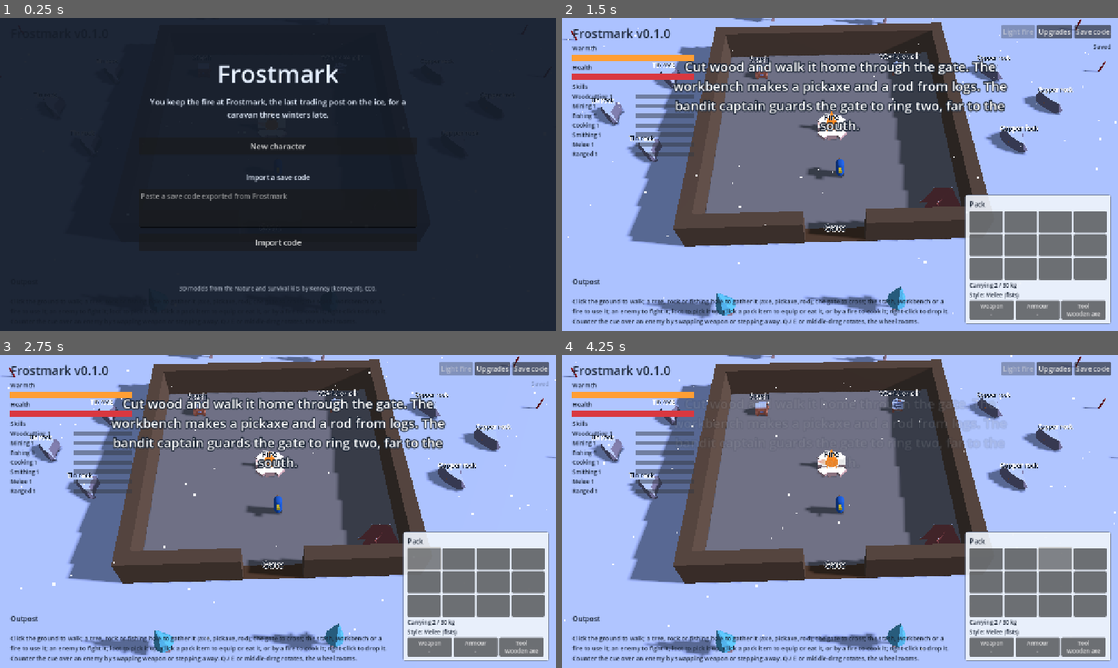
Above: before the commit, frames 1-4 (two rows, left to right).
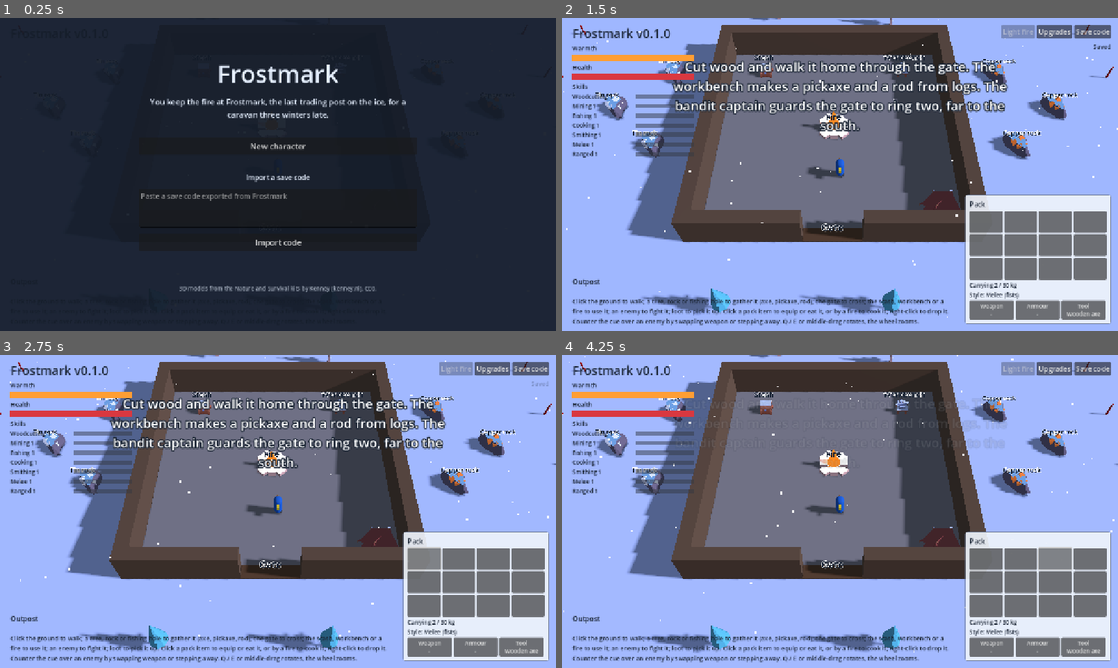
Above: after the commit, the same moments.

Repository: travism26/frostmark
Game: Godot game, scene res://scenes/main.tscn
Two runs of this game, one before a commit and one after it. Both use one fixed random seed, a clock stepped at 60 frames per second and the inputs below.
Inputs (mouse positions are in pixels of both pictures, inside the frame that each line leads up to):
- Up to frame 1 (0.25 s): no input
- Up to frame 2 (1.5 s): click (840, 208) at 0.52 s; type "Alex" at 0.6 s; click "New character" at 1.25 s
- Up to frame 3 (2.75 s): click (422, 558) at 2.02 s
- Up to frame 4 (4.25 s): click (1017, 558) at 2.77 s; click (1056, 558) at 3.52 s

The runs differ from the first frame. In frame 2, 7.3% of the frame differs, in the area x 0-100%, y 0-96%; in frame 3, 7.4%; in frame 4, 7.9%, in the area x 0-100%, y 0-97%.

Commit message:
fix: rocks read against the snow, the camera ignores keys typed into text fields, panel buttons clear the scrollbar

Diff:
--- a/scenes/game_root.gd
+++ b/scenes/game_root.gd
@@ -13,7 +13,7 @@
 const CHARACTER_TURN_SPEED := 12.0  # radians per second, for the facing marker
 const RAY_LENGTH := 500.0
 
-const COLOR_GROUND := Color(0.90, 0.93, 0.98)
+const COLOR_GROUND := Color(0.84, 0.88, 0.95)
 const COLOR_OUTPOST_FLOOR := Color(0.60, 0.56, 0.50)
 const OCCLUDER_ALPHA := 0.25
 const COLOR_BY_SOLID := {
--- a/scenes/hud.gd
+++ b/scenes/hud.gd
@@ -221,6 +221,7 @@
 	craft.text = "Craft"
 	craft.pressed.connect(func() -> void: command_requested.emit(SimVocab.SMITH, {"recipe": id}))
 	row.add_child(craft)
+	row.add_child(_gap(14))  # clear of the scrollbar
 	_craft_list.add_child(row)
 	_craft_rows[id] = {"text": text, "button": craft}
 
@@ -270,6 +271,7 @@
 	build.custom_minimum_size = Vector2(70, 0)
 	build.pressed.connect(func() -> void: command_requested.emit(SimVocab.BUILD, {"upgrade": id}))
 	row.add_child(build)
+	row.add_child(_gap(14))  # clear of the scrollbar
 	_upgrade_list.add_child(row)
 	_upgrade_list.add_child(HSeparator.new())
 	_upgrade_rows[id] = {"text": text, "button": build}
@@ -578,6 +580,13 @@
 	return b
 
 
+static func _gap(width: float) -> Control:
+	var c := Control.new()
+	c.custom_minimum_size = Vector2(width, 0)
+	c.mouse_filter = Control.MOUSE_FILTER_IGNORE
+	return c
+
+
 static func _panel_box() -> PanelContainer:
 	var p := PanelContainer.new()
 	var style := StyleBoxFlat.new()
--- a/scenes/orbit_camera.gd
+++ b/scenes/orbit_camera.gd
@@ -26,6 +26,10 @@
 
 func _process(delta: float) -> void:
 	var turn := 0.0
+	# Typing in a text field (a save code full of q and e) must not spin the camera.
+	if get_viewport().gui_get_focus_owner() is TextEdit:
+		_update()
+		return
 	if Input.is_key_pressed(KEY_Q):
 		turn += 1.0
 	if Input.is_key_pressed(KEY_E):
--- a/scenes/props.gd
+++ b/scenes/props.gd
@@ -65,16 +65,17 @@
 ## rock alone as `Spent` (the ore has been dug out).
 static func ore_rock(kind: String, size: float) -> Node3D:
 	var root := Node3D.new()
-	root.add_child(model(NATURE + "rock_largeB.glb", size * 0.5, 0.55, Color(0.62, 0.72, 0.9)))
+	# Only the flattest tops hold snow, so the rock still reads against the snowfield.
+	root.add_child(model(NATURE + "rock_largeB.glb", size * 0.5, 0.9, Color(0.55, 0.62, 0.78)))
 	var ore := Node3D.new()
 	ore.name = "Full"
 	var colour: Color = ORE_COLORS.get(kind, Color.MAGENTA)
-	var spots := [Vector3(-0.35, 0.45, 0.1), Vector3(0.25, 0.55, -0.2), Vector3(0.05, 0.35, 0.45), Vector3(0.4, 0.3, 0.3)]
+	var spots := [Vector3(-0.3, 0.85, 0.1), Vector3(0.25, 0.95, -0.25), Vector3(0.05, 0.8, 0.45), Vector3(0.45, 0.7, 0.3)]
 	for i in spots.size():
 		var glint := MeshInstance3D.new()
 		var mesh := BoxMesh.new()
-		mesh.size = Vector3(0.22, 0.22, 0.22) * (size / 2.0)
-		mesh.material = flat(colour, 0.25)
+		mesh.size = Vector3(0.34, 0.34, 0.34) * (size / 2.0)
+		mesh.material = flat(colour, 0.6)
 		glint.mesh = mesh
 		glint.position = spots[i] * (size / 2.0)
 		glint.rotation = Vector3(0.6 * i, 0.9 * i, 0.4)
